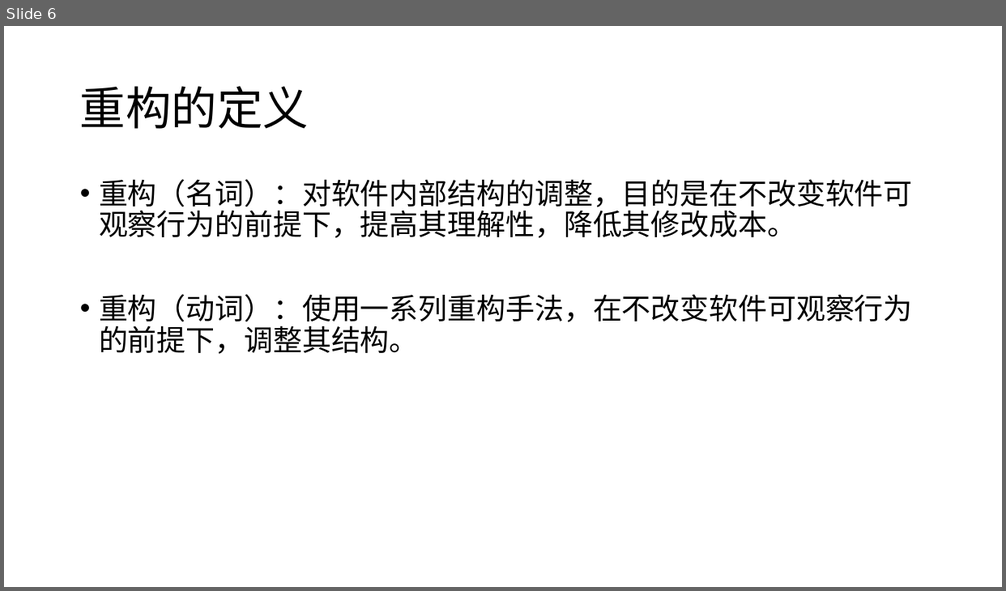
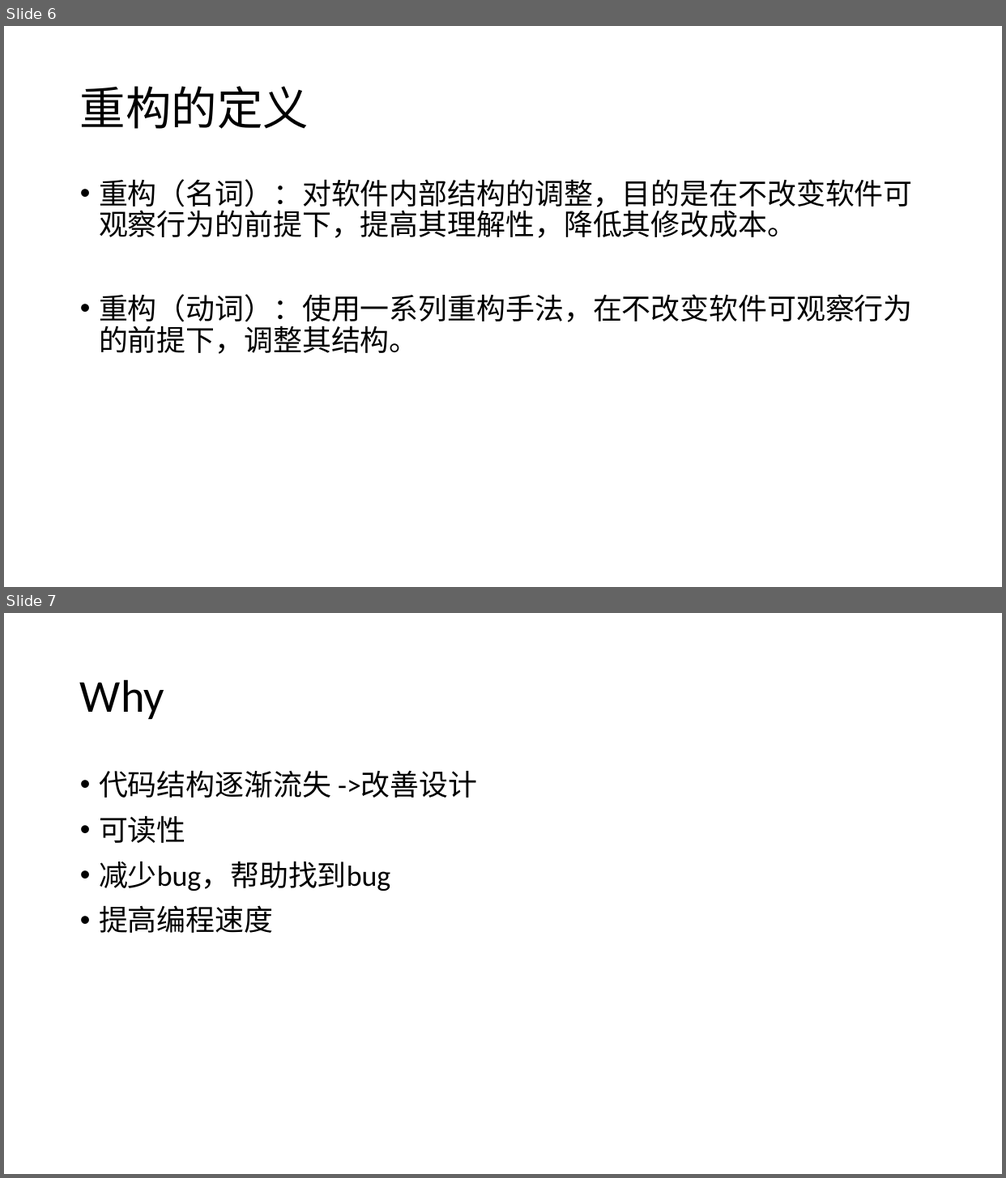
Before and after one commit to YingVickyCao/YingVickyCao.github.io, a slide deck: books/refactoring_improve_the_design_of_existing_code/Refactoring.pptx. Shown one above the other, each under a label of ours: slide 6 before the commit, slides 6 and 7 after it. The pictures are 1006x591 and 1006x1178 pixels, drawn with LibreOffice and Linux fonts; fonts in the diff are those of the drawing. Boxes give left, top, right and bottom in pixels: in the first picture for what was removed or moved away, otherwise in the second. Text is boxed around its words. In the diff, an @@ line names an element or a change of style, - is before the commit and + after.

```diff
--- a/books/refactoring_improve_the_design_of_existing_code/Refactoring.pptx
+++ b/books/refactoring_improve_the_design_of_existing_code/Refactoring.pptx
@@ slide 7 added at [4,613,1002,1174], background #FFFFFF @@
@@ title added at [80,679,164,719], 44 pt, text #000000 @@
+Why
@@ text added at [99,770,477,933], 28 pt, text #000000 @@
+• 代码结构逐渐流失 ->改善设计
+• 可读性
+• 减少bug，帮助找到bug
+• 提高编程速度
```
Also in this commit, not shown: 7 slides changed, 7 other slides added, 1 slide removed, 1 other file.
